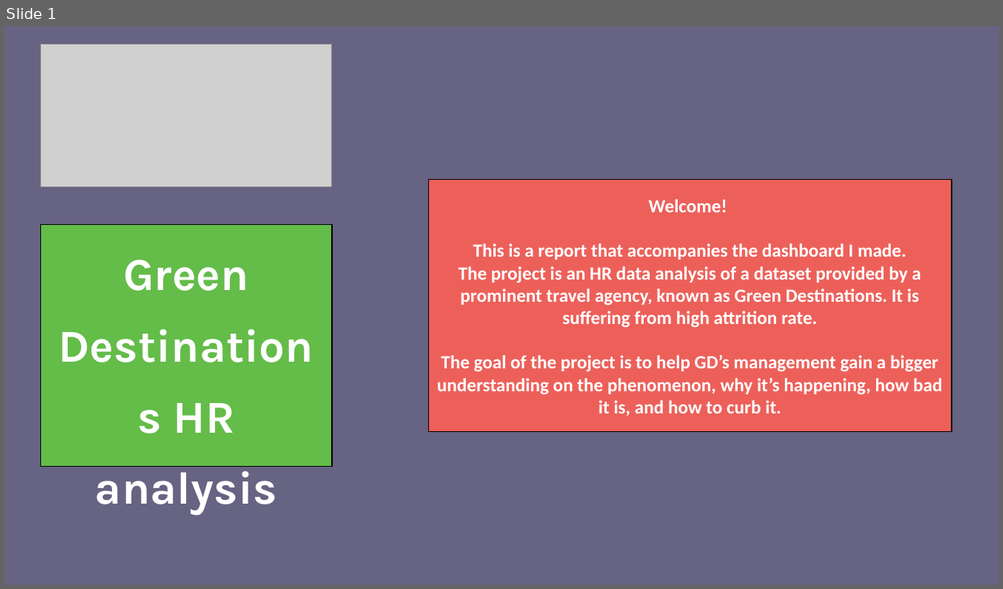
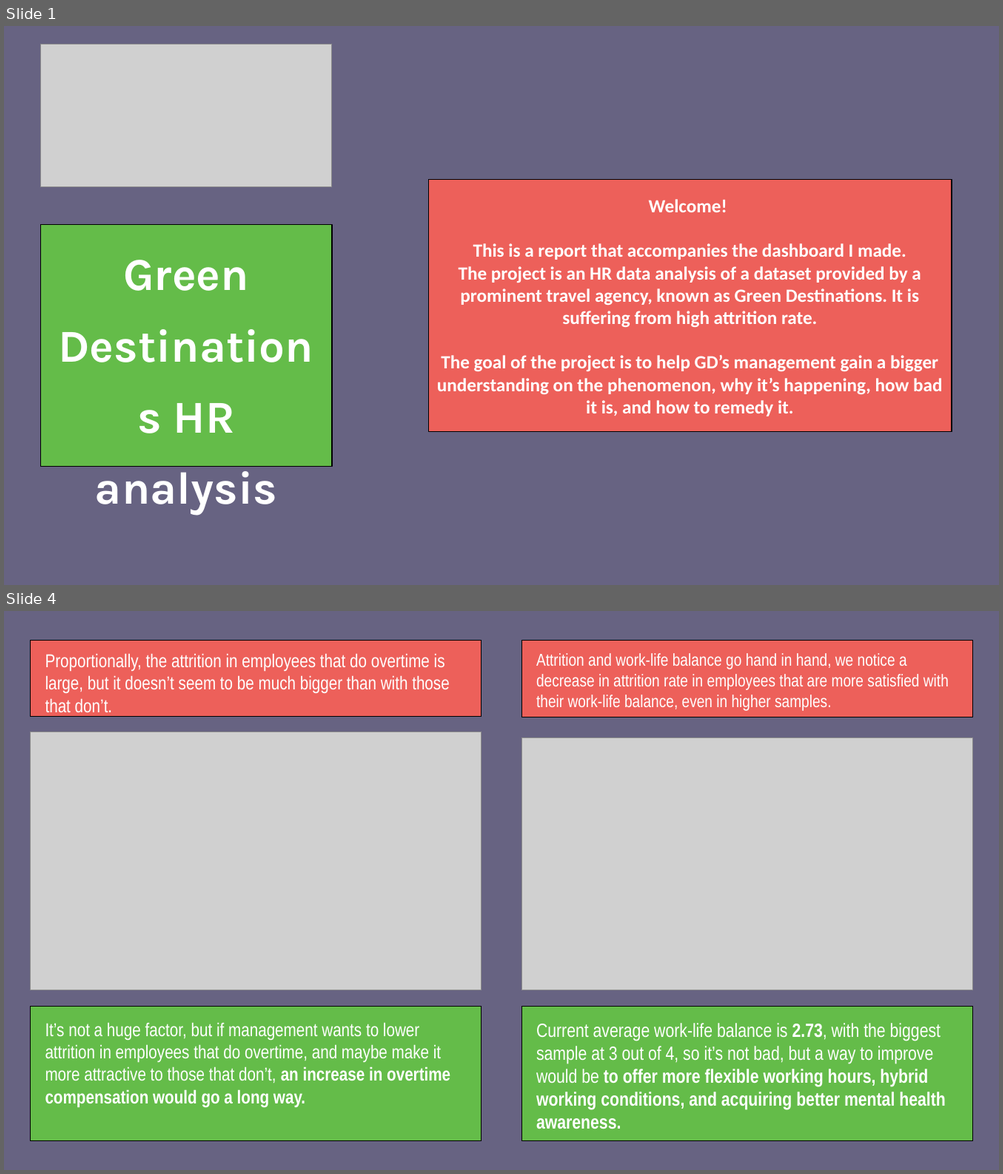
Before and after one commit to khaled-mehizel/HR-analysis, a slide deck: Report/GD HR report.pptx. Shown one above the other, each under a label of ours: slide 1 before the commit, slides 1 and 4 after it; the slides between them are not shown. The pictures are 1003x589 and 1003x1174 pixels, drawn with LibreOffice and Linux fonts; fonts in the diff are those of the drawing; grey boxes stand for pictures. Boxes give left, top, right and bottom in pixels: in the first picture for what was removed or moved away, otherwise in the second. Text is boxed around its words. In the diff, an @@ line names an element or a change of style, - is before the commit and + after.

```diff
--- a/Report/GD HR report.pptx
+++ b/Report/GD HR report.pptx
@@ slide 4 added at (x1=4, y1=611, x2=999, y2=1170), background #676382 @@
@@ rectangle added at (x1=30, y1=640, x2=481, y2=716), fill #ED605A, outline #000000 0.75 pt, 18 pt, text #FFFFFF @@
+Proportionally, the attrition in employees that do overtime is large, but it doesn’t seem to be much bigger than with those that don’t.
@@ rectangle added at (x1=522, y1=640, x2=973, y2=717), fill #ED605A, outline #000000 0.75 pt, 16.6 pt, text #FFFFFF @@
+Attrition and work-life balance go hand in hand, we notice a decrease in attrition rate in employees that are more satisfied with their work-life balance, even in higher samples.
@@ picture added at (x1=30, y1=732, x2=481, y2=991) @@
@@ picture added at (x1=522, y1=738, x2=973, y2=991) @@
@@ rectangle added at (x1=30, y1=1006, x2=481, y2=1141), fill #64BC49, outline #000000 0.75 pt, 18 pt, text #FFFFFF @@
+It’s not a huge factor, but if management wants to lower attrition in employees that do overtime, and maybe make it more attractive to those that don’t, an increase in overtime compensation would go a long way.
@@ rectangle added at (x1=522, y1=1006, x2=973, y2=1141), fill #64BC49, outline #000000 0.75 pt, 18.5 pt, text #FFFFFF, bold @@
+Current average work-life balance is 2.73, with the biggest sample at 3 out of 4, so it’s not bad, but a way to improve would be to offer more flexible working hours, hybrid working conditions, and acquiring better mental health awareness.
@@ slide 1 changed as well @@
@@ text in rectangle at (x1=437, y1=355, x2=942, y2=417): text changed @@
-The goal of the project is to help GD’s management gain a bigger understanding on the phenomenon, why it’s happening, how bad it is, and how to curb it.
+The goal of the project is to help GD’s management gain a bigger understanding on the phenomenon, why it’s happening, how bad it is, and how to remedy it.
```
Also in this commit, not shown: 7 other slides added, 6 slides removed, 4 other files.
